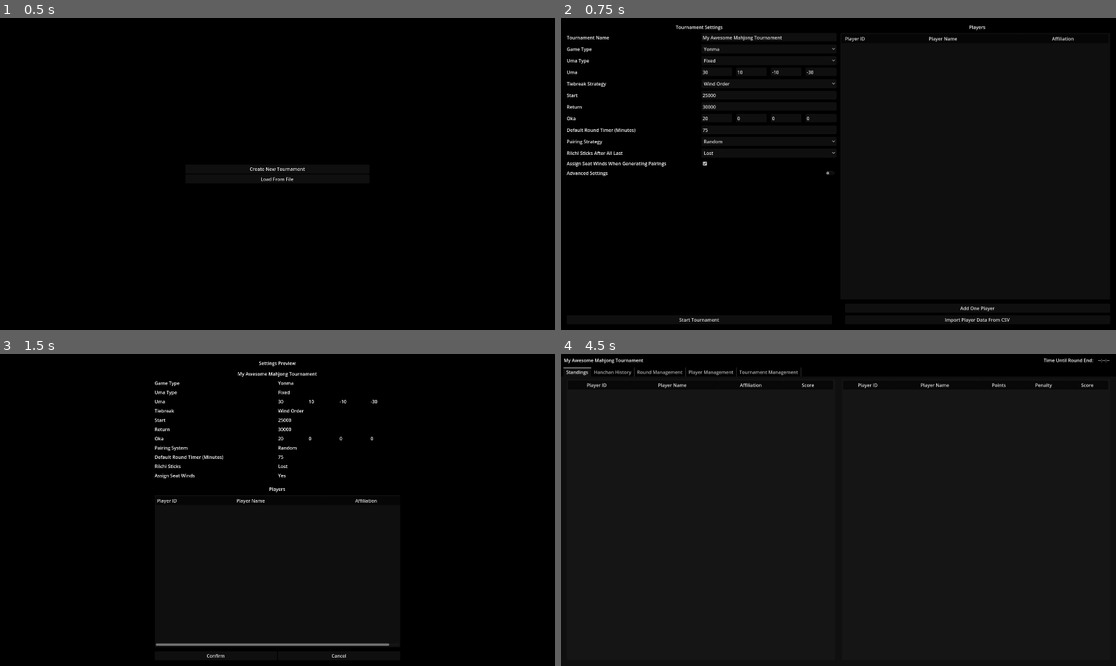
Above: before the commit, frames 1-4 (two rows, left to right).
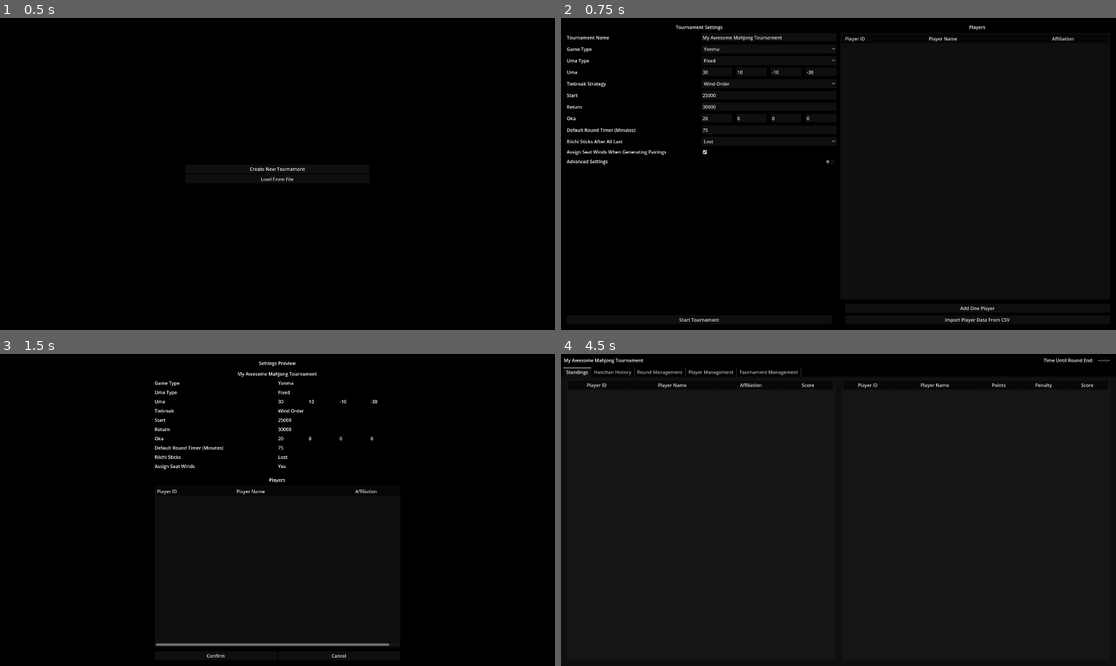
Above: after the commit, the same moments.

Repository: RiichiNomi/TournamentManagementTool
Game: Godot game, scene res://scene/main.tscn
The game is run twice, just before and just after one commit, with the same random seed, the same clock (stepped at 60 frames per second) and the same inputs.
Inputs:
- Up to frame 1 (0.5 s): no input
- Up to frame 2 (0.75 s): click "Create New Tournament" at 0.5 s
- Up to frame 3 (1.5 s): click "Start Tournament" at 1.25 s
- Up to frame 4 (4.5 s): click "Start Tournament" at 2 s; click "Add One Player" at 2.75 s; click "Add One Player" at 3.5 s; click "Confirm" at 4.25 s

Frame 1 is identical in both runs. In frame 2, 0.6% of the frame differs, in the area x 1-50%, y 38-51%; in frame 3, 0.6%, in the area x 27-68%, y 29-48%; in frame 4, nothing differs.

Commit message:
Allow selection of arbitrary natural numbers for block count. Remove the pairing options selection and have block selection always be available.

Diff:
--- a/scene/setup/tournament_settings.tscn
+++ b/scene/setup/tournament_settings.tscn
@@ -324,6 +324,7 @@
 script = ExtResource("3_ng8op")
 
 [node name="PairingTypeContainer" type="HBoxContainer" parent="HBoxContainer/SettingsPane"]
+visible = false
 layout_mode = 2
 
 [node name="HBoxContainer" type="HBoxContainer" parent="HBoxContainer/SettingsPane/PairingTypeContainer"]
@@ -355,7 +356,7 @@
 [node name="PairingTypeDropdown" type="OptionButton" parent="HBoxContainer/SettingsPane/PairingTypeContainer/HBoxContainer2/MarginContainer"]
 layout_mode = 2
 item_count = 2
-selected = 0
+selected = 1
 popup/item_0/text = "Random"
 popup/item_0/id = 0
 popup/item_1/text = "Progressive Swiss"
--- a/scene/setup/tournament_settings_preview.tscn
+++ b/scene/setup/tournament_settings_preview.tscn
@@ -91,6 +91,7 @@
 layout_mode = 2
 
 [node name="PairingSystem" parent="HBoxContainer/SettingsPreview" instance=ExtResource("2_emjvx")]
+visible = false
 layout_mode = 2
 
 [node name="TimePerRound" parent="HBoxContainer/SettingsPreview" instance=ExtResource("2_emjvx")]
--- a/scene/tournament/RoundManagement.gd
+++ b/scene/tournament/RoundManagement.gd
@@ -57,12 +57,7 @@
 	while attempts < 100:
 		randomize()
 
-		var generated_pairings = []
-
-		if data_store.tournament.settings.pairing_system == TournamentSettings.PairingSystem.RANDOM:
-			generated_pairings = _create_random_pairings(pairing_settings)
-		elif data_store.tournament.settings.pairing_system == TournamentSettings.PairingSystem.PROGRESSIVE_SWISS:
-			generated_pairings = _create_swiss_pairings(pairing_settings)
+		var generated_pairings = _create_swiss_pairings(pairing_settings)
 
 		var pairings = generated_pairings[0]
 		var byes = generated_pairings[1]
--- a/scene/tournament/RoundManagementSettings.gd
+++ b/scene/tournament/RoundManagementSettings.gd
@@ -8,7 +8,7 @@
 @onready var round_time : NumericLineEdit = $RoundTime/Right/NumericLineEdit
 @onready var assign_winds : CheckBox = $AssignWinds/Right/CheckBox
 @onready var assign_subs : CheckBox = $LeftoverPlayers/Right/CheckBox
-@onready var swiss_blocks : OptionButton = $SwissBlocks/Right/Selector
+@onready var swiss_blocks : NumericLineEdit = $SwissBlocks/Right/NumericLineEdit
 
 @onready var active_tables_container : HBoxContainer = $ActiveTables
 @onready var swiss_blocks_container : HBoxContainer = $SwissBlocks
@@ -40,32 +40,13 @@
 
 	assign_subs.button_pressed = true
 
-	if settings.pairing_system == TournamentSettings.PairingSystem.PROGRESSIVE_SWISS:
-		swiss_blocks_container.visible = true
-
-		var table_size = 4 if settings.game_type == TournamentSettings.GameType.YONMA else 3
-
-		var table_count = data_store.tournament.registered_players.size() / table_size
-		if data_store.tournament.registered_players.size() % table_size != 0:
-			table_count += 1
-
-		swiss_blocks.clear()
-		var blocks = 1
-		swiss_blocks.add_item(str(blocks))
-		while blocks < table_count:
-			blocks *= 2
-			swiss_blocks.add_item(str(blocks))
-	else:
-		swiss_blocks_container.visible = false
-
 func get_settings() -> RoundPairingSettings:
 	var settings = RoundPairingSettings.new()
 	settings.avoid_duplicates = duplicate_pairings.button_pressed
 	settings.time_per_round_minutes = int(round_time.text)
 	settings.assign_seat_winds = assign_winds.button_pressed
 	settings.assign_subs = assign_subs.button_pressed
-	if swiss_blocks_container.visible:
-		settings.swiss_blocks = pow(2, swiss_blocks.selected)
+	settings.swiss_blocks = swiss_blocks.get_value()
 
 	return settings
 
--- a/scene/tournament/tournament_management.tscn
+++ b/scene/tournament/tournament_management.tscn
@@ -109,7 +109,7 @@
 
 [node name="TabContainer" type="TabContainer" parent="VBoxContainer/MainContainer"]
 layout_mode = 2
-current_tab = 3
+current_tab = 2
 script = ExtResource("1_xpmcv")
 
 [node name="Standings" type="MarginContainer" parent="VBoxContainer/MainContainer/TabContainer"]
@@ -817,7 +817,6 @@
 size_flags_vertical = 3
 
 [node name="RoundManagementContainer" type="MarginContainer" parent="VBoxContainer/MainContainer/TabContainer"]
-visible = false
 layout_mode = 2
 theme_override_constants/margin_left = 20
 theme_override_constants/margin_top = 10
@@ -992,27 +991,18 @@
 
 [node name="Label" type="Label" parent="VBoxContainer/MainContainer/TabContainer/RoundManagementContainer/RoundManagement/ControlsContainer/Settings/SwissBlocks/Left"]
 layout_mode = 2
-text = "Swiss Pairing Blocks"
+text = "Pairing Blocks"
 
 [node name="Right" type="MarginContainer" parent="VBoxContainer/MainContainer/TabContainer/RoundManagementContainer/RoundManagement/ControlsContainer/Settings/SwissBlocks"]
 layout_mode = 2
 size_flags_horizontal = 3
 theme_override_constants/margin_bottom = 5
 
-[node name="Selector" type="OptionButton" parent="VBoxContainer/MainContainer/TabContainer/RoundManagementContainer/RoundManagement/ControlsContainer/Settings/SwissBlocks/Right"]
-layout_mode = 2
-item_count = 5
-selected = 0
-popup/item_0/text = "1"
-popup/item_0/id = 0
-popup/item_1/text = "2"
-popup/item_1/id = 1
-popup/item_2/text = "4"
-popup/item_2/id = 2
-popup/item_3/text = "8"
-popup/item_3/id = 3
-popup/item_4/text = "16"
-popup/item_4/id = 4
+[node name="NumericLineEdit" type="LineEdit" parent="VBoxContainer/MainContainer/TabContainer/RoundManagementContainer/RoundManagement/ControlsContainer/Settings/SwissBlocks/Right"]
+layout_mode = 2
+text = "1"
+placeholder_text = "1"
+script = ExtResource("5_g344r")
 
 [node name="CreatePairingsButton" type="Button" parent="VBoxContainer/MainContainer/TabContainer/RoundManagementContainer/RoundManagement/ControlsContainer/Settings"]
 layout_mode = 2
@@ -1086,6 +1076,7 @@
 size_flags_vertical = 3
 
 [node name="PlayerManagementContainer" type="MarginContainer" parent="VBoxContainer/MainContainer/TabContainer"]
+visible = false
 layout_mode = 2
 theme_override_constants/margin_left = 20
 theme_override_constants/margin_top = 10
